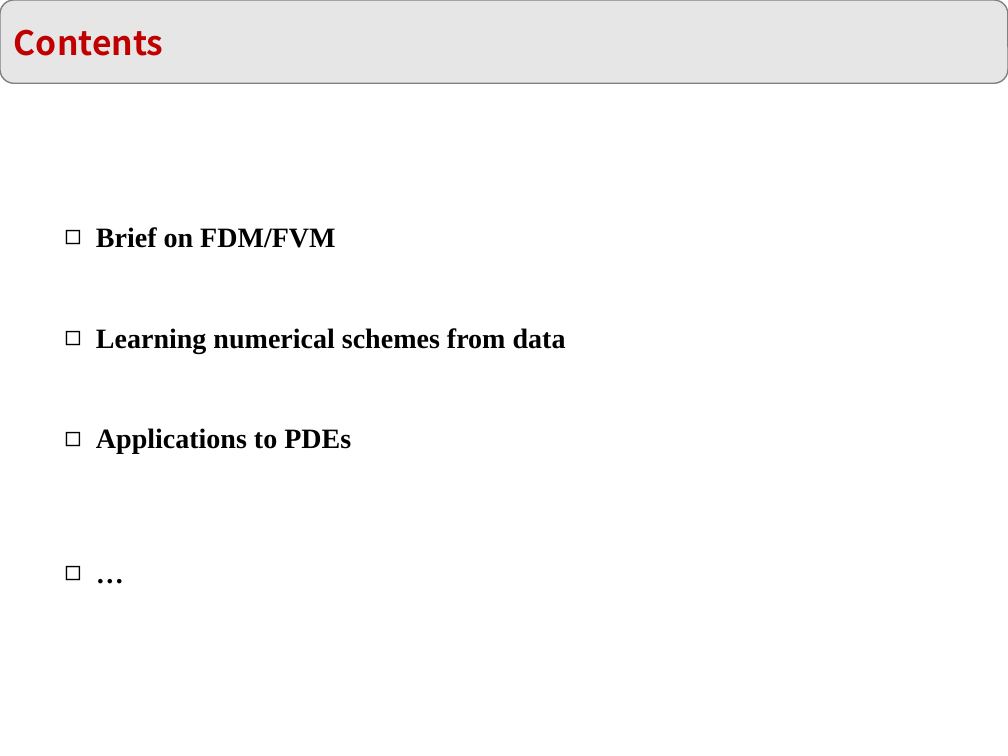
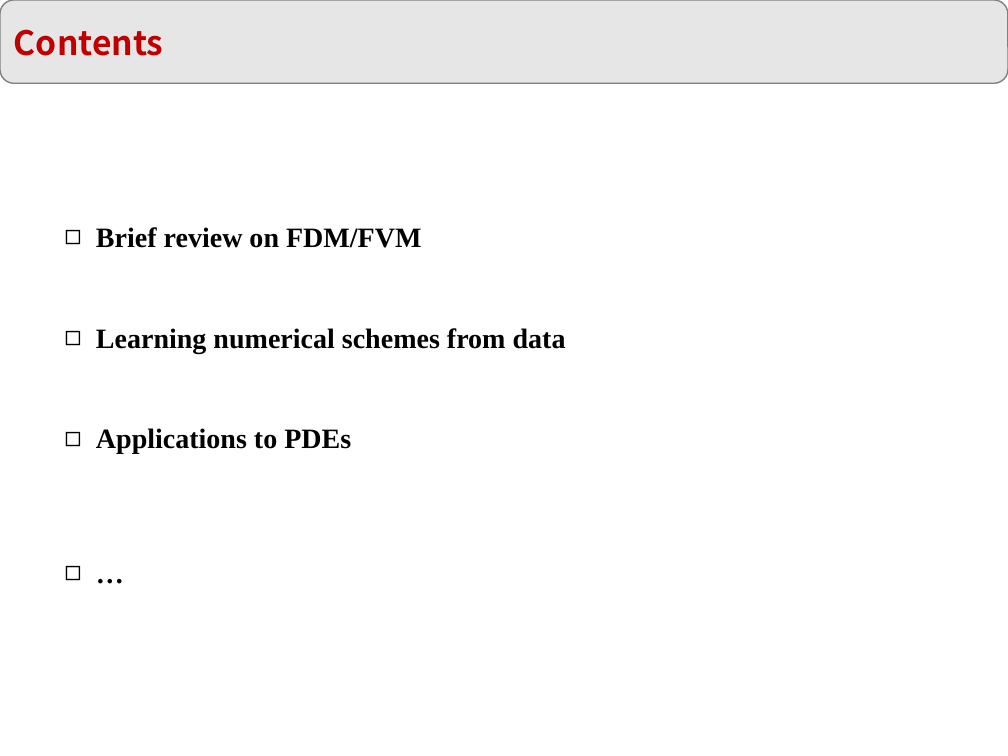
Before and after one commit to XuhuiM/SciML-Course, a slide deck: slide 2 of Lecture_13_NN_Numerial_Solver.pptx. Drawn at 1008x756 pixels with LibreOffice and Linux fonts; fonts in the diff are those of the drawing. Boxes give left, top, right and bottom in pixels: in the first picture for what was removed or moved away, otherwise in the second. Text is boxed around its words. In the diff, an @@ line names an element or a change of style, - is before the commit and + after.

```diff
--- a/Lecture_13_NN_Numerial_Solver.pptx
+++ b/Lecture_13_NN_Numerial_Solver.pptx
@@ text at box(96, 227, 421, 248): text changed @@
-◻ Brief on FDM/FVM
+◻ Brief review on FDM/FVM
```
Also in this commit, not shown: 1 other slide changed, 2 other files.
